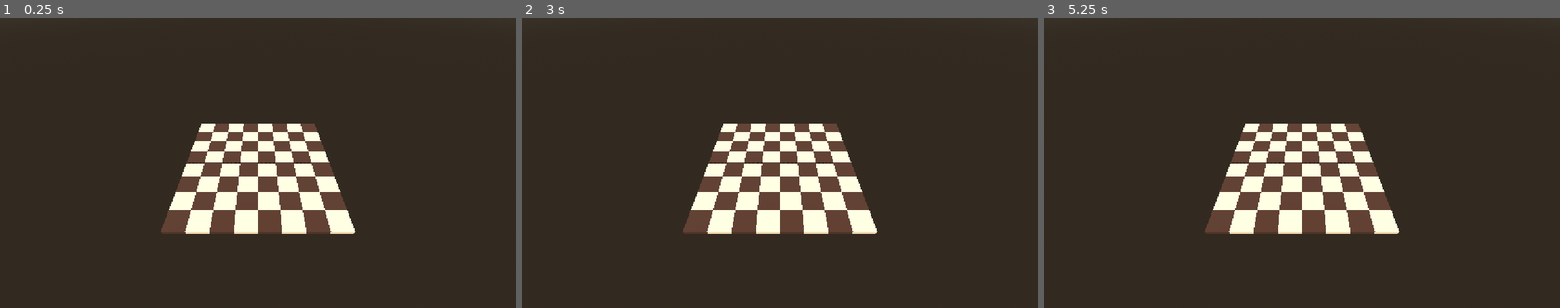
Above: before the commit, frames 1-3 (left to right).
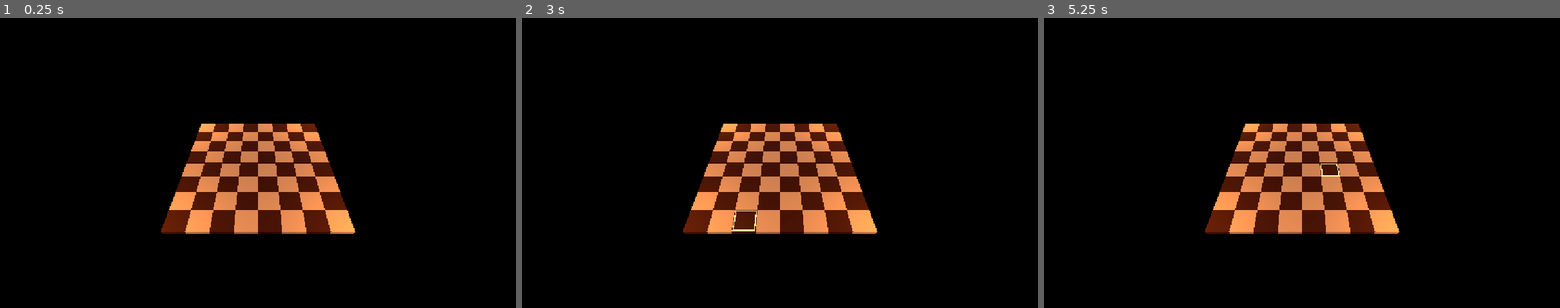
Above: after the commit, the same moments.

Repository: JavaneseIvankov/nusantara-chess
Game: Godot game, scene res://main/main.tscn
Two runs of this game, one before a commit and one after it. Both use one fixed random seed, a clock stepped at 60 frames per second and the inputs below.
Inputs (mouse positions are in pixels of both pictures, inside the frame that each line leads up to):
- Up to frame 1 (0.25 s): no input
- Up to frame 2 (3 s): tap Enter at 0.5, 2 s; move the mouse to (893, 148) at 0.52 s; click (893, 148) at 0.67 s; tap Space at 1.25, 2.75 s; move the mouse to (676, 177) at 1.27 s; click (676, 177) at 1.42 s; move the mouse to (831, 99) at 2.02 s; click (831, 99) at 2.17 s; move the mouse to (754, 221) at 2.77 s; click (754, 221) at 2.92 s
- Up to frame 3 (5.25 s): tap Enter at 3.5 s; move the mouse to (1456, 206) at 3.52 s; click (1456, 206) at 3.67 s; tap Space at 4.25 s; move the mouse to (1147, 119) at 4.27 s; click (1147, 119) at 4.42 s; move the mouse to (1327, 163) at 5.02 s; click (1327, 163) at 5.17 s

The runs differ from the first frame. In frame 1, 100% of the frame differs, in the area x 0-100%, y 0-100%; in frame 2, 100%; in frame 3, 100%.

Commit message:
feat(board): add night lighting atmosphere and golden tile selection
- Configure night sky, moonlight DirectionalLight3D, and 4 corner torch OmniLight3D nodes

- Enable environment glow for emissive highlights

- Implement 3D mouse raycasting and golden selection frame on chess board tiles

Diff:
--- a/main/main.tscn
+++ b/main/main.tscn
@@ -3,6 +3,10 @@
 [ext_resource type="PackedScene" uid="uid://cssct0atfxtnp" path="res://scenes/board/chess_board.tscn" id="1_53q0u"]
 
 [sub_resource type="ProceduralSkyMaterial" id="ProceduralSkyMaterial_7h7mn"]
+sky_top_color = Color(0.019607844, 0.03529412, 0.078431375, 1)
+sky_horizon_color = Color(0.0627451, 0.105882354, 0.2, 1)
+ground_bottom_color = Color(0.019607844, 0.02745098, 0.047058824, 1)
+ground_horizon_color = Color(0.019607844, 0.02745098, 0.047058824, 1)
 
 [sub_resource type="Sky" id="Sky_jc63w"]
 sky_material = SubResource("ProceduralSkyMaterial_7h7mn")
@@ -10,11 +14,14 @@
 [sub_resource type="Environment" id="Environment_p5viw"]
 background_mode = 2
 sky = SubResource("Sky_jc63w")
+glow_enabled = true
 
 [node name="Main" type="Node3D" unique_id=17699816]
 
 [node name="DirectionalLight3D" type="DirectionalLight3D" parent="." unique_id=707064591]
 transform = Transform3D(0.70710677, -0.579228, 0.4055798, 0, 0.57357645, 0.81915206, -0.70710677, -0.579228, 0.4055798, 0, 0, 0)
+light_color = Color(0.48235294, 0.6039216, 0.8, 1)
+light_energy = 0.4
 shadow_enabled = true
 
 [node name="WorldEnvironment" type="WorldEnvironment" parent="." unique_id=1161302801]
@@ -24,3 +31,27 @@
 transform = Transform3D(1, 0, 0, 0, 0.70710677, 0.70710677, 0, -0.70710677, 0.70710677, 0, 7.5, 7.5)
 
 [node name="ChessBoard" parent="." unique_id=1526687798 instance=ExtResource("1_53q0u")]
+
+[node name="TorchLight_1" type="OmniLight3D" parent="." unique_id=1656662783]
+transform = Transform3D(1, 0, 0, 0, 1, 0, 0, 0, 1, -4.5, 2.2, -4.5)
+light_color = Color(1, 0.48235294, 0.10980392, 1)
+light_energy = 3.5
+omni_range = 9.0
+
+[node name="TorchLight_2" type="OmniLight3D" parent="." unique_id=1397901238]
+transform = Transform3D(1, 0, 0, 0, 1, 0, 0, 0, 1, 4.5, 2.2, -4.5)
+light_color = Color(1, 0.48235294, 0.10980392, 1)
+light_energy = 3.5
+omni_range = 9.0
+
+[node name="TorchLight_3" type="OmniLight3D" parent="." unique_id=1515939635]
+transform = Transform3D(1, 0, 0, 0, 1, 0, 0, 0, 1, -4.5, 2.2, 4.5)
+light_color = Color(1, 0.48235294, 0.10980392, 1)
+light_energy = 3.5
+omni_range = 9.0
+
+[node name="TorchLight_4" type="OmniLight3D" parent="." unique_id=817382443]
+transform = Transform3D(1, 0, 0, 0, 1, 0, 0, 0, 1, 4.5, 2.2, 4.5)
+light_color = Color(1, 0.48235294, 0.10980392, 1)
+light_energy = 3.5
+omni_range = 9.0
--- a/scripts/board/chess_board.gd
+++ b/scripts/board/chess_board.gd
@@ -7,10 +7,13 @@
 
 var light_material: StandardMaterial3D
 var dark_material: StandardMaterial3D
+var selection_highlight: Node3D
+var selected_grid: Vector2i = Vector2i(-1, -1)
 
 func _ready() -> void:
 	_setup_materials()
 	_generate_board()
+	_create_highlight_frame()
 
 func _setup_materials() -> void:
 	light_material = StandardMaterial3D.new()
@@ -20,28 +23,22 @@
 	dark_material.albedo_color = dark_color
 
 func _generate_board() -> void:
-	# Offset agar titik tengah papan berada tepat di koordinat (0, 0, 0)
 	var offset: float = (8.0 * tile_size) / 2.0 - (tile_size / 2.0)
 
 	for row in range(8):
 		for col in range(8):
 			var tile_body := StaticBody3D.new()
 			tile_body.name = "Tile_%d_%d" % [row, col]
-
-			# Simpan koordinat grid (x, z) ke dalam metadata node agar mudah dibaca saat diklik
 			tile_body.set_meta("grid_pos", Vector2i(col, row))
 
-			# Mesh visual kotak
 			var mesh_instance := MeshInstance3D.new()
 			var box_mesh := BoxMesh.new()
 			box_mesh.size = Vector3(tile_size, tile_height, tile_size)
 			mesh_instance.mesh = box_mesh
 
-			# Selang-seling warna terang dan gelap
 			var is_light: bool = (row + col) % 2 == 0
 			mesh_instance.material_override = light_material if is_light else dark_material
 
-			# Collider untuk deteksi klik mouse (Raycasting)
 			var collision_shape := CollisionShape3D.new()
 			var box_shape := BoxShape3D.new()
 			box_shape.size = Vector3(tile_size, tile_height, tile_size)
@@ -50,14 +47,81 @@
 			tile_body.add_child(mesh_instance)
 			tile_body.add_child(collision_shape)
 
-			# Posisikan petak sehingga permukaan atasnya rata di Y = 0
 			var pos_x: float = (col * tile_size) - offset
 			var pos_z: float = (row * tile_size) - offset
 			tile_body.position = Vector3(pos_x, -tile_height / 2.0, pos_z)
 
 			add_child(tile_body)
 
-# Fungsi helper untuk mendapatkan posisi dunia (3D) dari koordinat grid (0..7, 0..7)
+# Membuat bingkai kotak bercahaya emas untuk menandai petak terpilih
+func _create_highlight_frame() -> void:
+	selection_highlight = Node3D.new()
+	selection_highlight.name = "SelectionHighlight"
+	selection_highlight.visible = false
+
+	var glow_mat := StandardMaterial3D.new()
+	glow_mat.albedo_color = Color(1.0, 0.85, 0.3)
+	glow_mat.emission_enabled = true
+	glow_mat.emission = Color(1.0, 0.78, 0.2)
+	glow_mat.emission_energy_multiplier = 2.5 # Memicu efek Glow di WorldEnvironment
+
+	var thickness: float = 0.05
+	var height: float = 0.015
+	var edge_len: float = tile_size * 0.94
+	var half_span: float = (edge_len - thickness) / 2.0
+
+	# 4 sisi bingkai (Utara, Selatan, Barat, Timur)
+	var borders := [
+		{"size": Vector3(edge_len, height, thickness), "pos": Vector3(0, height / 2.0, -half_span)},
+		{"size": Vector3(edge_len, height, thickness), "pos": Vector3(0, height / 2.0, half_span)},
+		{"size": Vector3(thickness, height, edge_len), "pos": Vector3(-half_span, height / 2.0, 0)},
+		{"size": Vector3(thickness, height, edge_len), "pos": Vector3(half_span, height / 2.0, 0)}
+	]
+
+	for b in borders:
+		var bar := MeshInstance3D.new()
+		var mesh := BoxMesh.new()
+		mesh.size = b["size"]
+		bar.mesh = mesh
+		bar.material_override = glow_mat
+		bar.position = b["pos"]
+		selection_highlight.add_child(bar)
+
+	add_child(selection_highlight)
+
+# Deteksi klik kiri mouse pada papan 3D
+func _unhandled_input(event: InputEvent) -> void:
+	if event is InputEventMouseButton and event.button_index == MOUSE_BUTTON_LEFT and event.pressed:
+		_raycast_board(event.position)
+
+func _raycast_board(mouse_pos: Vector2) -> void:
+	var camera := get_viewport().get_camera_3d()
+	if not camera:
+		return
+
+	var ray_origin := camera.project_ray_origin(mouse_pos)
+	var ray_end := ray_origin + camera.project_ray_normal(mouse_pos) * 100.0
+
+	var space_state := get_world_3d().direct_space_state
+	var query := PhysicsRayQueryParameters3D.create(ray_origin, ray_end)
+	var result := space_state.intersect_ray(query)
+
+	if result and result.collider.has_meta("grid_pos"):
+		var grid_pos: Vector2i = result.collider.get_meta("grid_pos")
+		_select_tile(grid_pos)
+
+func _select_tile(grid_pos: Vector2i) -> void:
+	if selected_grid == grid_pos:
+		# Klik petak yang sama untuk membatalkan seleksi
+		selected_grid = Vector2i(-1, -1)
+		selection_highlight.visible = false
+		return
+
+	selected_grid = grid_pos
+	selection_highlight.position = grid_to_world(grid_pos)
+	selection_highlight.visible = true
+	print("Petak terpilih: ", grid_pos)
+
 func grid_to_world(grid_pos: Vector2i) -> Vector3:
 	var offset: float = (8.0 * tile_size) / 2.0 - (tile_size / 2.0)
 	var pos_x: float = (grid_pos.x * tile_size) - offset
